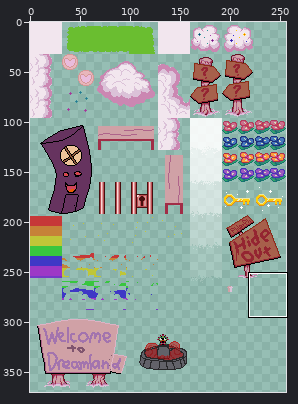
Two states of a sprite sheet, textures/dreamland.png. The picture above shows the old version from afar; the outline marks the close-up.
Close-up. Before the commit:
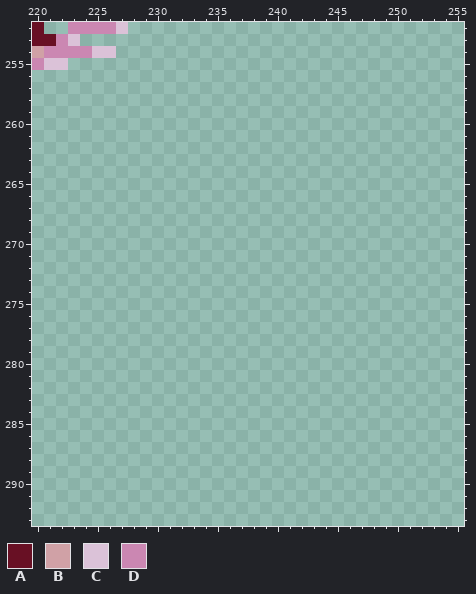
The file is 256x384 pixels. Pixels under 10% opacity are left out. Shown: x 220..255, y 252..293. The wide view leaves out empty margins.
Palette (. is transparent): A #681024  B #d0a1a6  C #dbc2d8  D #cb87b2
Pixels before, first column x 220:
252 A..DDDDC
253 AADC....
254 BDDDDCC.
255 DCC.....
New version:
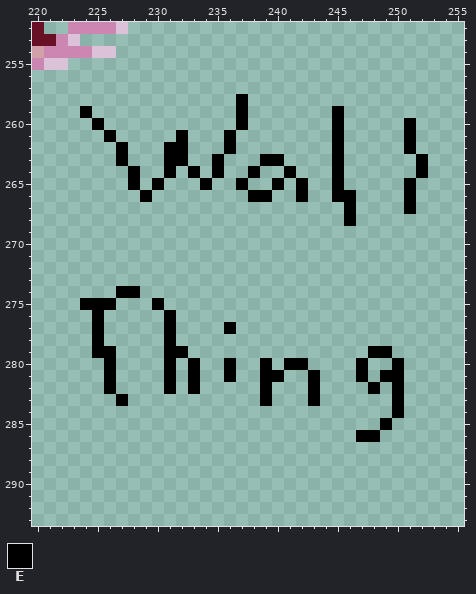
Colours new in this view: E #000000
Changes in this commit:
y 258: x 237 . -> E
y 259: x 224 . -> E; x 237 . -> E; x 245 . -> E
y 260: x 225 . -> E; x 237 . -> E; x 245 . -> E; x 251 . -> E
y 261: x 226 . -> E; x 232 . -> E; x 236 . -> E; x 245 . -> E; x 251 . -> E
y 262: x 227 . -> E; x 231..232 .. -> EE; x 236 . -> E; x 245 . -> E; x 251 . -> E
y 263: x 227 . -> E; x 231..232 .. -> EE; x 235 . -> E; x 239..240 .. -> EE; x 245 . -> E; x 252 . -> E
y 264: x 228 . -> E; x 231 . -> E; x 233 . -> E; x 235 . -> E; x 238 . -> E; x 241 . -> E; x 245 . -> E; x 252 . -> E
y 265: x 228 . -> E; x 230 . -> E; x 234 . -> E; x 237 . -> E; x 240 . -> E; x 242 . -> E; x 245 . -> E; x 251 . -> E
y 266: x 229 . -> E; x 238..239 .. -> EE; x 242 . -> E; x 245..246 .. -> EE; x 251 . -> E
y 267: x 246 . -> E; x 251 . -> E
y 268: x 246 . -> E
y 274: x 227..228 .. -> EE
y 275: x 224..226 ... -> EEE; x 230 . -> E
y 276: x 225 . -> E; x 231 . -> E
y 277: x 225 . -> E; x 231 . -> E; x 236 . -> E
y 278: x 225 . -> E; x 231 . -> E
y 279: x 225..226 .. -> EE; x 231..232 .. -> EE; x 248..249 .. -> EE
y 280: x 226 . -> E; x 231 . -> E; x 233 . -> E; x 236 . -> E; x 239 . -> E; x 241..242 .. -> EE; x 247 . -> E; x 250 . -> E
y 281: x 226 . -> E; x 231 . -> E; x 233 . -> E; x 236 . -> E; x 239..240 .. -> EE; x 243 . -> E; x 247 . -> E; x 249..250 .. -> EE
y 282: x 226 . -> E; x 231 . -> E; x 233 . -> E; x 239 . -> E; x 243 . -> E; x 248 . -> E; x 250 . -> E
y 283: x 227 . -> E; x 239 . -> E; x 243 . -> E; x 250 . -> E
y 284: x 250 . -> E
y 285: x 249 . -> E
y 286: x 247..248 .. -> EE
Where, in picture pixels (left, top, right, bottom), the same in both close-ups:
added: (80, 94, 356, 226)
added: (404, 118, 428, 214)
added: (80, 286, 320, 406)
added: (356, 346, 404, 442)
